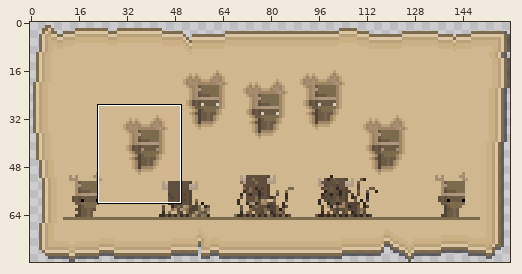
Two states of a sprite sheet, CGX/Assets/Sprites/DemoBanner/druidBannerattack.png. Above, an overview of the earlier version with the close-up marked.
Close-up. First the earlier version:
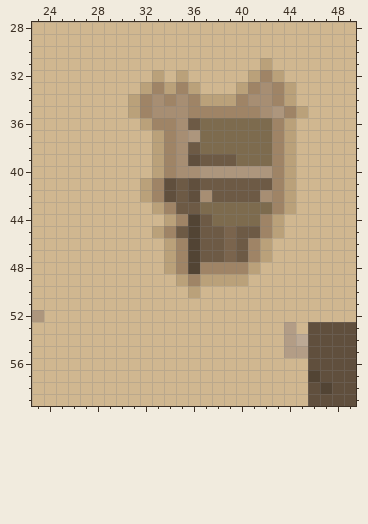
The file is 160x80 pixels. Colours within 5 levels of each other are drawn and written as one. Shown: x 23..49, y 28..59. The commit also changed other parts of the picture, which this record leaves out.
New version:
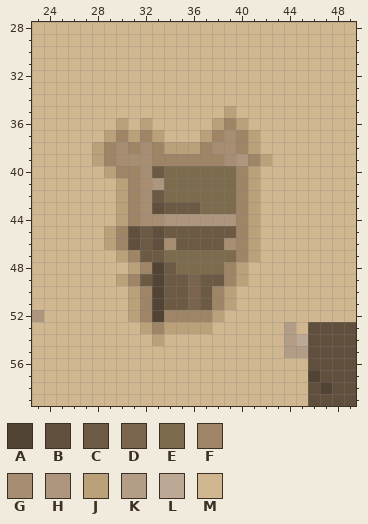
Palette (. is transparent): A #524434  B #604f3d  C #6d5a45  D #7a644d  E #7d6b4e  F #9f8466  G #a78e73  H #ad967d  J #baa17a  K #b39d86  L #bca995  M #d0b790
Changes in this commit:
y 31: x 42 J -> M
y 32: x 33 J -> M; x 35 J -> M; x 41..43 JFJ -> MMM
y 33: x 32..36 JFJFJ -> MMMMM; x 40..44 JFGFJ -> MMMMM
y 34: x 31..44 JFGFGFJJJFGGFJ -> MMMMMMMMMMMMMM
y 35: x 31..45 JFGGGFFFFFFGHFJ -> MMMMMMMMJMMMMMM
y 36: x 30 M -> J; x 33..44 FFGCEEEEEEFJ -> MMMMMJFJMMMM
y 37: x 29..32 MMMM -> JFJF; x 34..44 FGHEEEEEEFJ -> MMMJFGFJMMM
y 38: x 28..44 MMMMMJFGCEEEEEEFJ -> JFGFGFJJJFGGFJMMM
y 39: x 28..33 MMMMMJ -> JFGGGF; x 35..44 GBCCCEEEFJ -> FFFFGHFJMM
y 40: x 29..44 MMMMJFGGHHHHHHFJ -> JFFGCEEEEEEFJMMM
y 41: x 30..44 MMJFBCBCCCCCCFJ -> JFGHEEEEEEFJMMM
y 42: x 30..44 MMJFBCBGCCCCGFJ -> JFGCEEEEEEFJMMM
y 43: x 30..34 MMMJF -> JFGBC; x 40..44 EEEFJ -> FJMMM
y 44: x 30..43 MMMMJFACEEEEFJ -> JFGGHHHHHHFJMM
y 45: x 29..34 MMMMJF -> JFBCBC; x 36 A -> C; x 39..43 DCCFJ -> CFJMM
y 46: x 29..36 MMMMMJFA -> JFBCBGCC; x 39..42 DCFJ -> GFJM
y 47: x 30..42 MMMMJFACCDCFJ -> JFCCEEEEEEFJM
y 48: x 31..38 MMMJFAFF -> JFACEEEE; x 40..41 FJ -> JM
y 49: x 30..39 MMMMMJFJJJ -> JFCACCDCCF
y 50: x 31..39 MMMMMJMMM -> JFACCDCFJ
y 51: x 31..39 MMMMMMMMM -> JFACCDCFJ
y 52: x 31..38 MMMMMMMM -> JFAFFFFJ
y 53: x 32..37 MMMMMM -> JFJJJJ
y 54: x 33 M -> J
